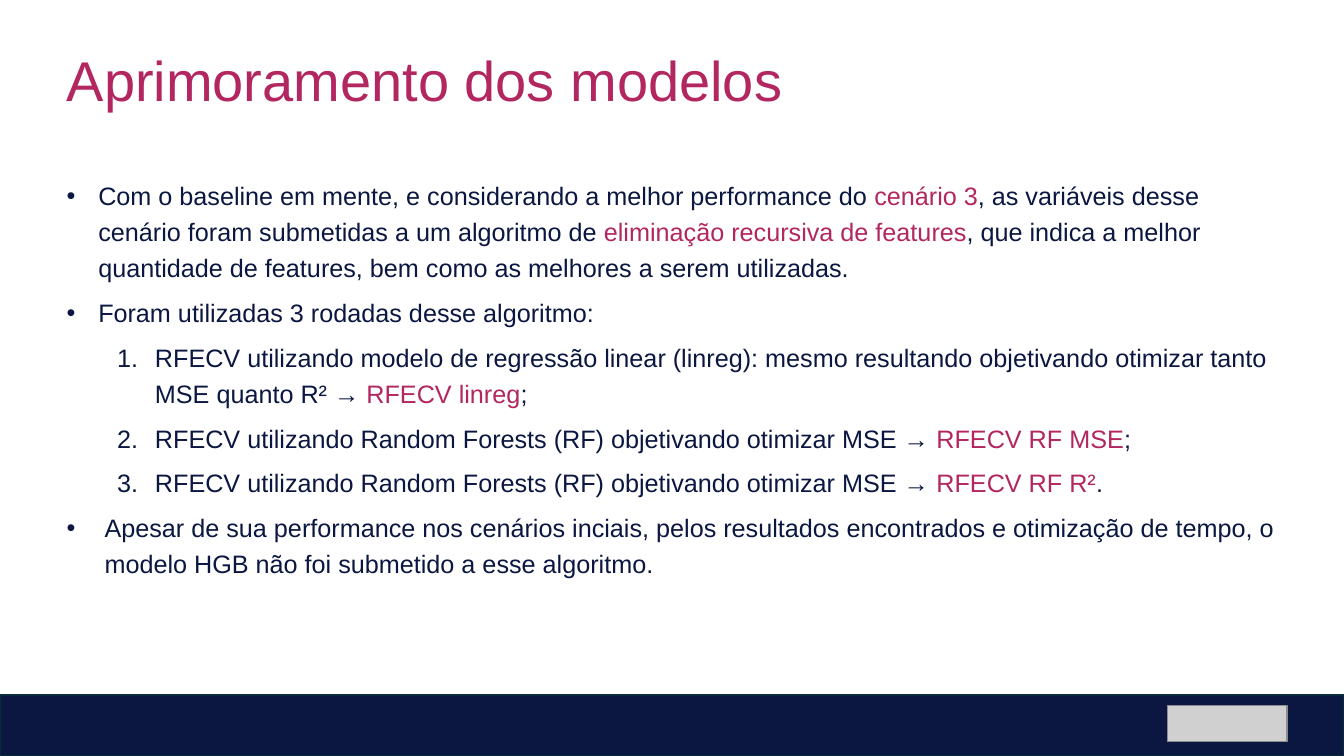
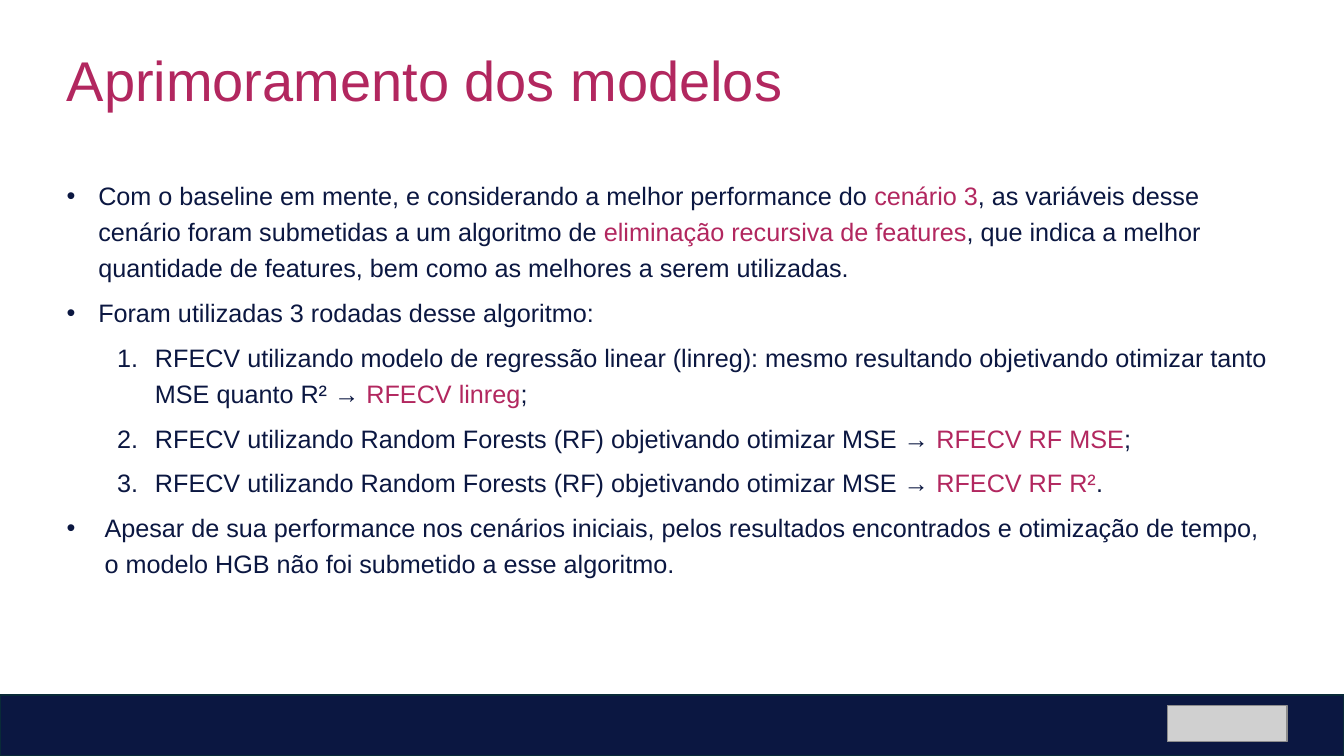
Before and after one commit to matleobor/case-ihm, a slide deck: slide 11 of IHM Stefanini - Análise de Oportunidade - Flotação.pptx. Drawn at 1344x756 pixels with LibreOffice and Linux fonts; fonts in the diff are those of the drawing; grey boxes stand for pictures. Boxes give left, top, right and bottom in pixels: in the first picture for what was removed or moved away, otherwise in the second. Text is boxed around its words. In the diff, an @@ line names an element or a change of style, - is before the commit and + after.

```diff
--- a/IHM Stefanini - Análise de Oportunidade - Flotação.pptx
+++ b/IHM Stefanini - Análise de Oportunidade - Flotação.pptx
@@ text at (x1=105, y1=518, x2=1258, y2=579): text changed @@
-• Apesar de sua performance nos cenários inciais, pelos resultados encontrados e otimização de tempo, o modelo HGB não foi submetido a esse algoritmo.
+• Apesar de sua performance nos cenários iniciais, pelos resultados encontrados e otimização de tempo, o modelo HGB não foi submetido a esse algoritmo.
```
Also in this commit, not shown: 1 other slide changed, 1 other file.
